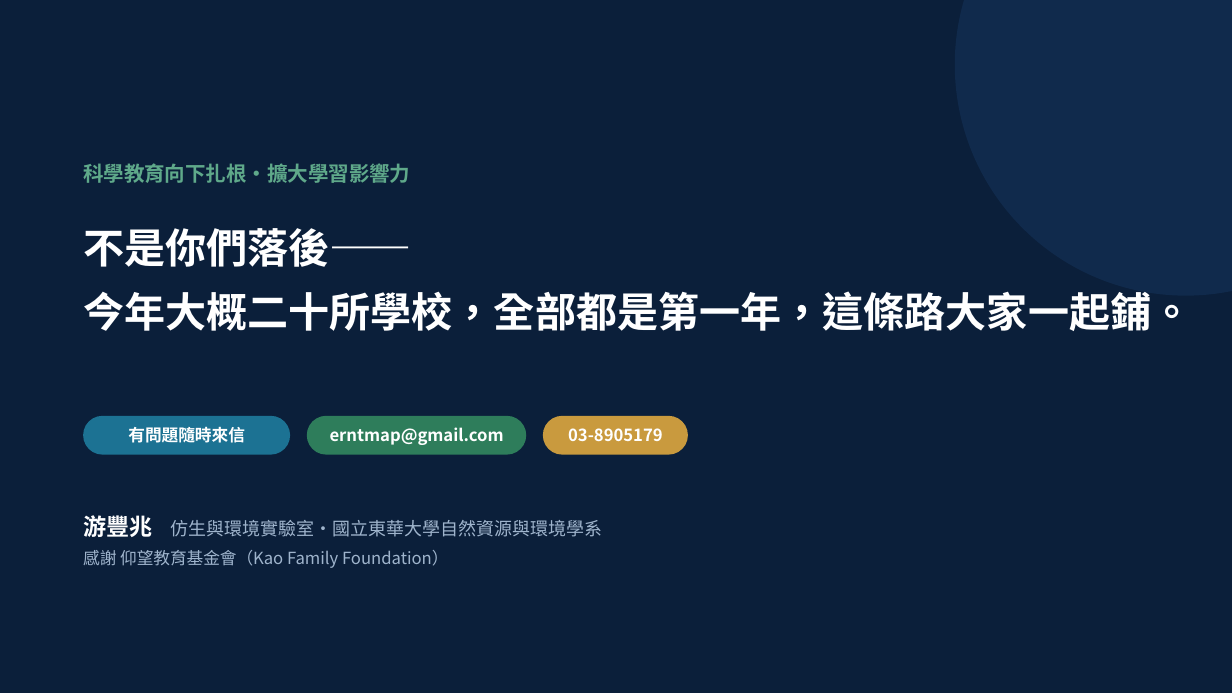
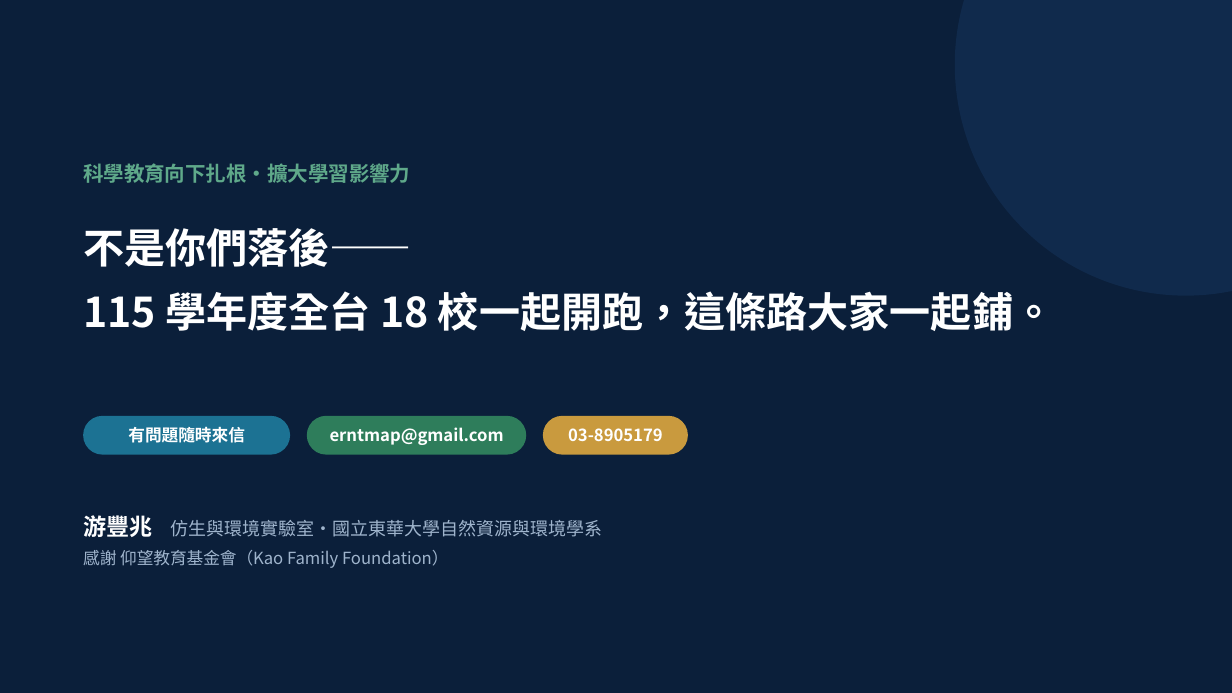
Before and after one commit to cwstedctw/sci-club-toolkit, a slide deck: slide 26 of part2-豐兆/20260819仰望研習主講_從零打造社團管理系統_游豐兆.pptx. Drawn at 1232x693 pixels with LibreOffice and Linux fonts; fonts in the diff are those of the drawing. Boxes give left, top, right and bottom in pixels: in the first picture for what was removed or moved away, otherwise in the second. Text is boxed around its words. In the diff, an @@ line names an element or a change of style, - is before the commit and + after.

```diff
--- a/part2-豐兆/20260819仰望研習主講_從零打造社團管理系統_游豐兆.pptx
+++ b/part2-豐兆/20260819仰望研習主講_從零打造社團管理系統_游豐兆.pptx
@@ text at (x1=83, y1=291, x2=1054, y2=331): text changed @@
-今年大概二十所學校，全部都是第一年，這條路大家一起鋪。
+115 學年度全台 18 校一起開跑，這條路大家一起鋪。
```
Also in this commit, not shown: 4 other slides changed, 2 other files.
